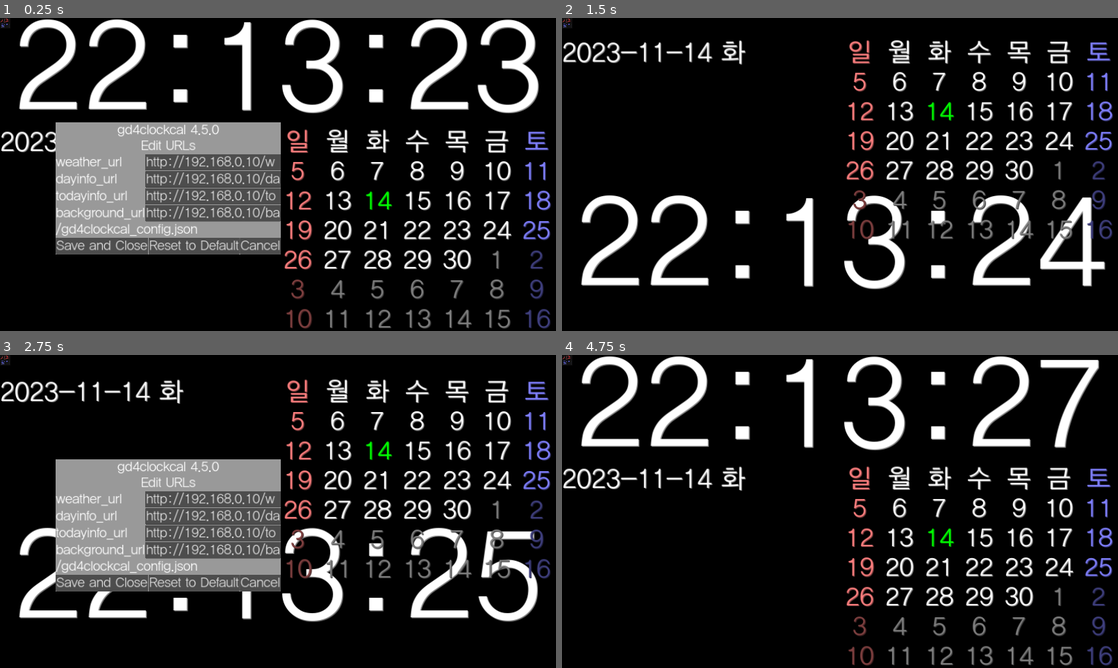
Above: before the commit, frames 1-4 (two rows, left to right).
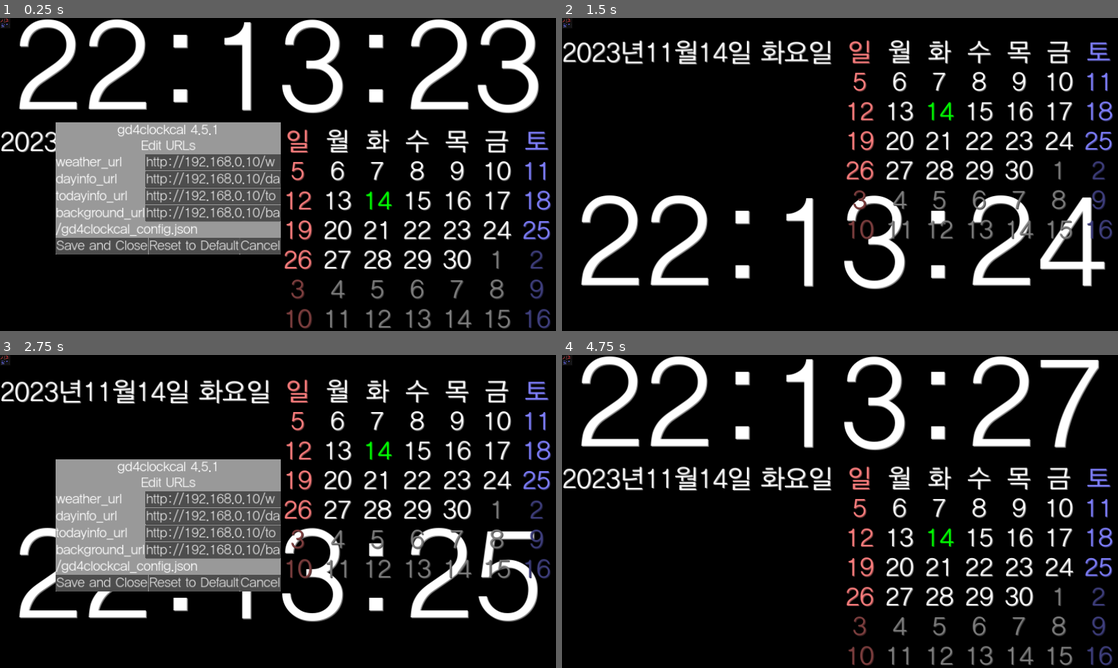
Above: after the commit, the same moments.

Repository: kasworld/gd4clockcal
Game: Godot game, scene res://main.tscn
The game is run twice, just before and just after one commit, with the same random seed, the same clock (stepped at 60 frames per second) and the same inputs.
Inputs (mouse positions are in pixels of both pictures, inside the frame that each line leads up to):
- Up to frame 1 (0.25 s): no input
- Up to frame 2 (1.5 s): tap Enter at 0.5, 0.6, 1.35 s; move the mouse to (962, 158) at 0.52 s; hold Up 0.53-1.28 s; click (962, 158) at 0.67 s; tap Space at 0.77 s; move the mouse to (728, 190) at 1.27 s
- Up to frame 3 (2.75 s): tap Space at 1.52 s; move the mouse to (333, 442) at 2.02 s; hold Up from 2.03 s (still down); tap Enter at 2.1 s
- Up to frame 4 (4.75 s): move the mouse to (812, 574) at 2.77 s; tap Enter at 2.85, 3.6, 4.35 s; click (812, 574) at 2.92 s; tap Space at 3.02, 3.77, 4.25, 4.52 s; move the mouse to (1006, 558) at 3.52 s; release Up at 3.53 s; move the mouse to (673, 464) at 4.27 s

The runs differ from the first frame. In frame 1, less than 0.1% of the frame differs, in the area x 38-40%, y 34-38%; in frame 2, 1.5%; in frame 3, 1.5%, in the area x 10-49%, y 7-38%; in frame 4, 1.5%.
Error in both runs: Attempt to call function 'store_line' in base 'null instance' on a null instance. (res://config.gd:29)

Commit message:
update date str

Diff:
--- a/config.gd
+++ b/config.gd
@@ -10,7 +10,7 @@
 	]
 
 var config = {
-	version_key : "gd4clockcal 4.5.0",
+	version_key : "gd4clockcal 4.5.1",
 	"weather_url" : "http://192.168.0.10/weather.txt",
 	"dayinfo_url" : "http://192.168.0.10/dayinfo.txt",
 	"todayinfo_url" : "http://192.168.0.10/todayinfo.txt",
--- a/info_label/info_label.gd
+++ b/info_label/info_label.gd
@@ -60,7 +60,7 @@
 
 func make_date_string()->String:
 	var time_now_dict = Time.get_datetime_dict_from_system()
-	return "%04d-%02d-%02d %s" % [
+	return "%4d년%2d월%2d일 %s요일" % [
 		time_now_dict["year"] , time_now_dict["month"] ,time_now_dict["day"],
 		Global.weekdaystring[ time_now_dict["weekday"]]
 		]
